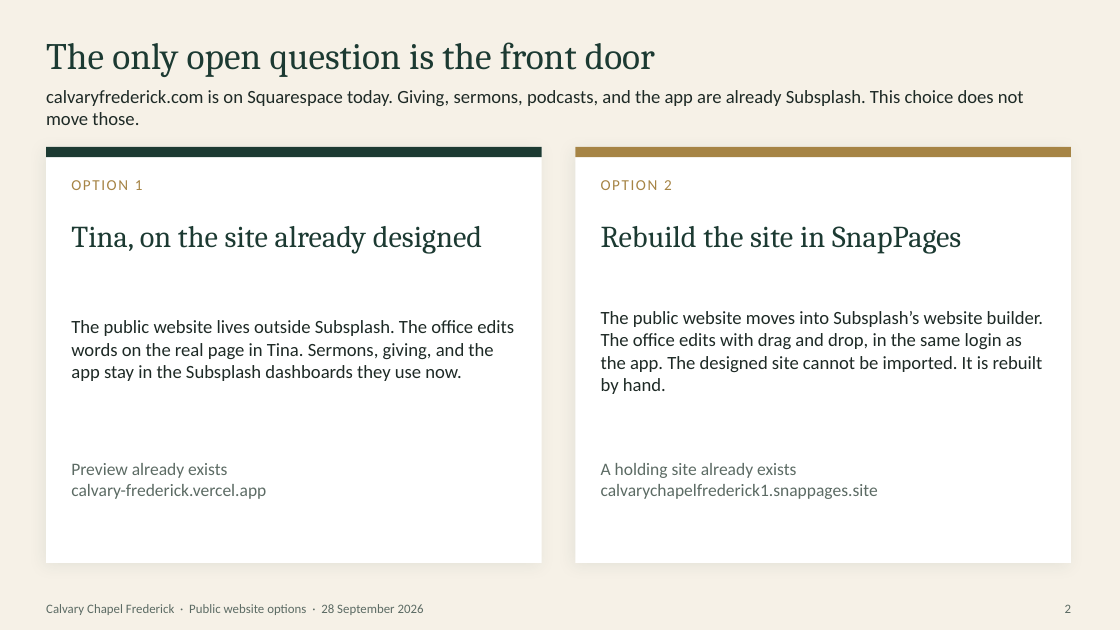
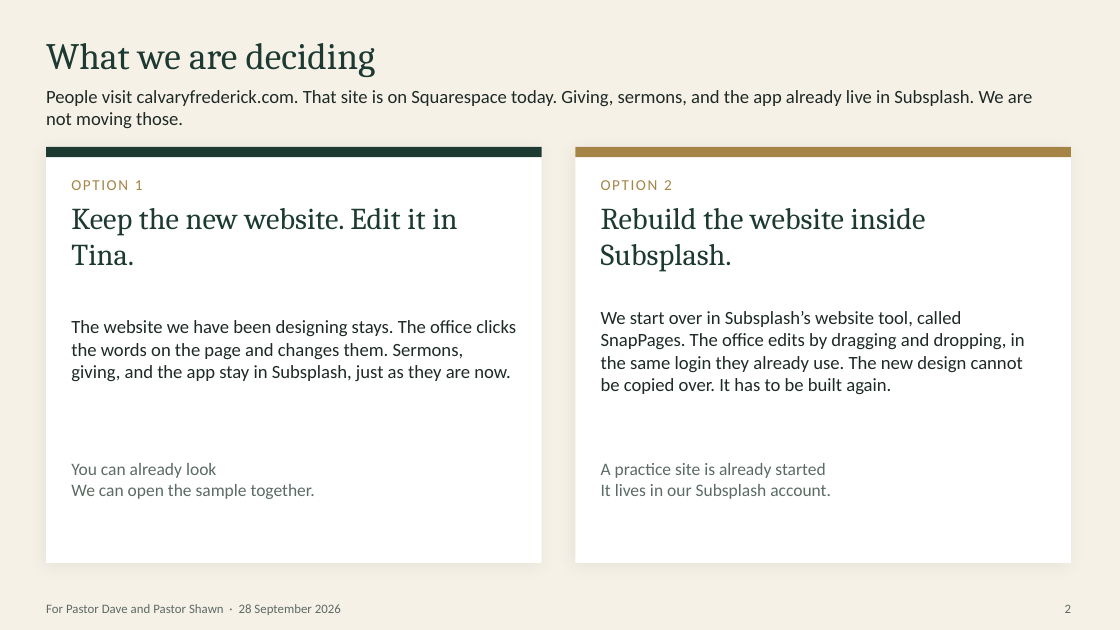
Before and after one commit to NSDQ-160th/calvary-frederick, a slide deck: slide 2 of docs/website-options.pptx. Drawn at 1120x630 pixels with LibreOffice and Linux fonts; fonts in the diff are those of the drawing. Boxes give left, top, right and bottom in pixels: in the first picture for what was removed or moved away, otherwise in the second. Text is boxed around its words. In the diff, an @@ line names an element or a change of style, - is before the commit and + after.

Commit message:
docs: rewrite the website choice for Pastor Dave and Pastor Shawn
The deck now explains Tina and SnapPages in plain language, with the app, giving, and sermons staying on Subsplash either way.

```diff
--- a/docs/website-options.pptx
+++ b/docs/website-options.pptx
@@ text at (46, 43, 376, 77): text changed @@
-The only open question is the front door
+What we are deciding
@@ text at (46, 90, 1032, 128): text changed @@
-calvaryfrederick.com is on Squarespace today. Giving, sermons, podcasts, and the app are already Subsplash. This choice does not move those.
+People visit calvaryfrederick.com. That site is on Squarespace today. Giving, sermons, and the app already live in Subsplash. We are not moving those.
@@ text at (71, 208, 457, 266): text changed @@
-Tina, on the site already designed
+Keep the new website. Edit it in Tina.
@@ text at (601, 208, 926, 272): text changed @@
-Rebuild the site in SnapPages
+Rebuild the website inside Subsplash.
@@ text at (71, 320, 516, 381): text changed @@
-The public website lives outside Subsplash. The office edits words on the real page in Tina. Sermons, giving, and the app stay in the Subsplash dashboards they use now.
+The website we have been designing stays. The office clicks the words on the page and changes them. Sermons, giving, and the app stay in Subsplash, just as they are now.
@@ text at (601, 311, 1025, 394): text changed @@
-The public website moves into Subsplash’s website builder. The office edits with drag and drop, in the same login as the app. The designed site cannot be imported. It is rebuilt by hand.
+We start over in Subsplash’s website tool, called SnapPages. The office edits by dragging and dropping, in the same login they already use. The new design cannot be copied over. It has to be built again.
@@ text at (71, 463, 315, 499): text changed @@
-Preview already exists
-calvary-frederick.vercel.app
+You can already look
+We can open the sample together.
@@ text at (601, 463, 831, 499): text changed @@
-A holding site already exists
-calvarychapelfrederick1.snappages.site
+A practice site is already started
+It lives in our Subsplash account.
@@ text at (46, 604, 341, 615): text changed @@
-Calvary Chapel Frederick · Public website options · 28 September 2026
+For Pastor Dave and Pastor Shawn · 28 September 2026
```
Also in this commit, not shown: 7 other slides changed.
